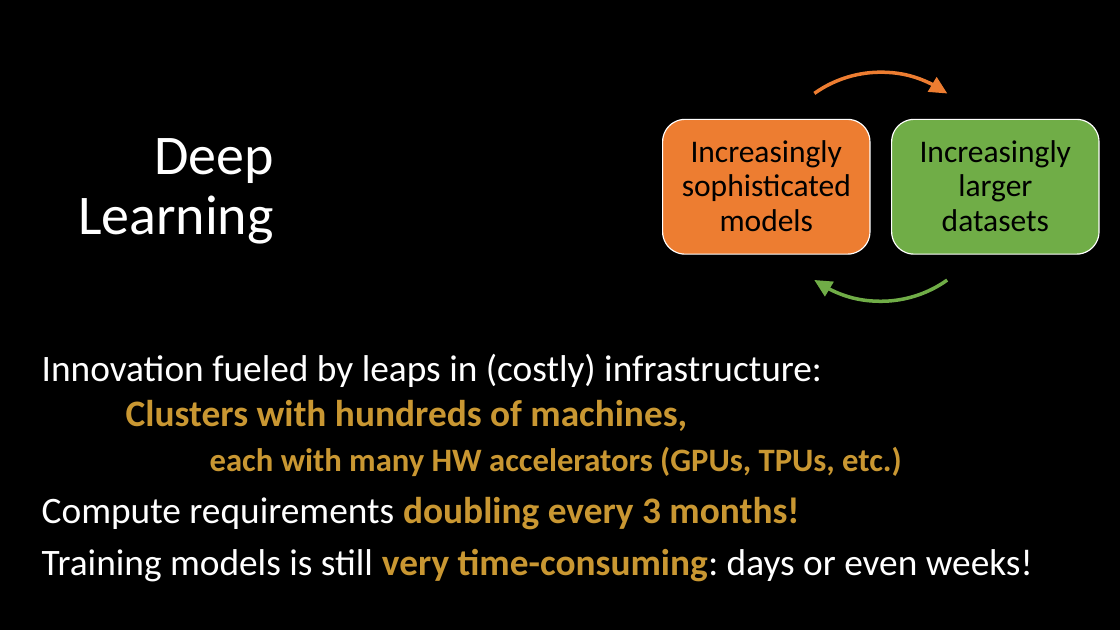
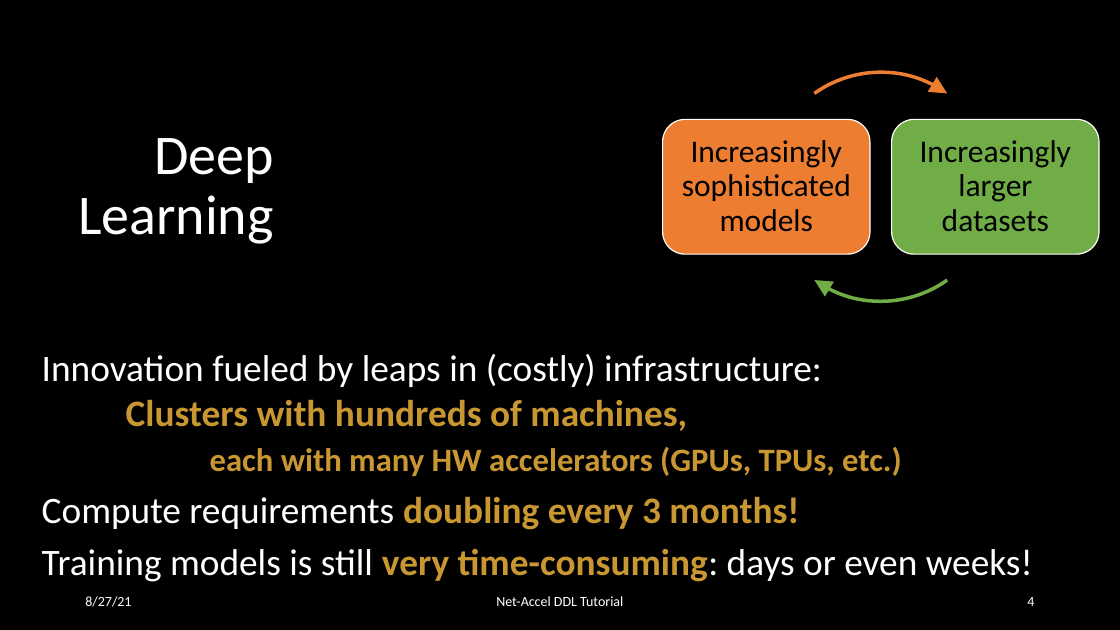
Before and after one commit to sands-lab/net-accel-dl-tutorial-sigcomm21, a slide deck: slide 4 of 1-intro.pptx (slide 3 before the commit). Drawn at 1120x630 pixels with LibreOffice and Linux fonts; fonts in the diff are those of the drawing; background and template pictures are left out. Boxes give left, top, right and bottom in pixels: in the first picture for what was removed or moved away, otherwise in the second. Text is boxed around its words. In the diff, an @@ line names an element or a change of style, - is before the commit and + after.

```diff
--- a/1-intro.pptx
+++ b/1-intro.pptx
@@ text added at bbox=[85, 596, 131, 607], 12 pt, text #FFFFFF @@
+8/27/21
@@ text added at bbox=[496, 596, 623, 606], 12 pt, text #FFFFFF @@
+Net-Accel DDL Tutorial
@@ page number added at bbox=[1027, 597, 1034, 606], 12 pt, text #FFFFFF @@
+4
```
Also in this commit, not shown: 14 other slides changed, 2 slides added, 1 other file.
